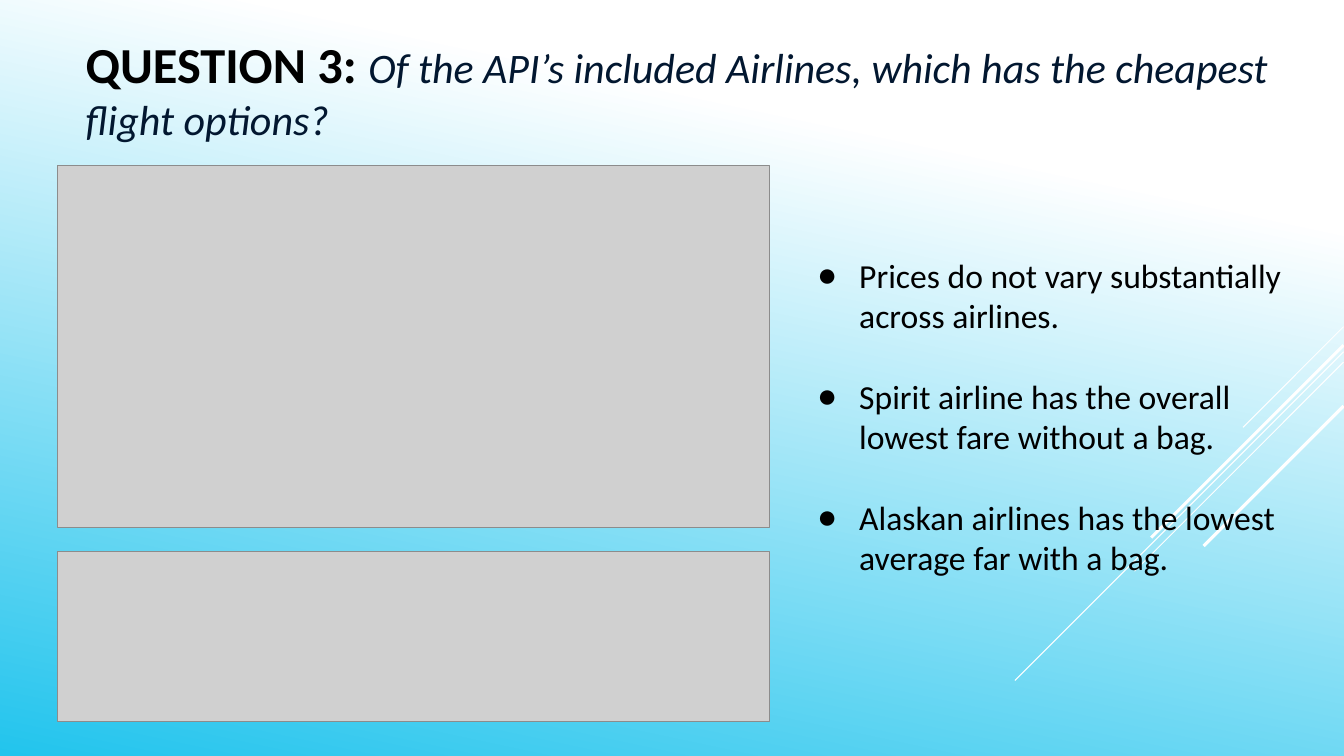
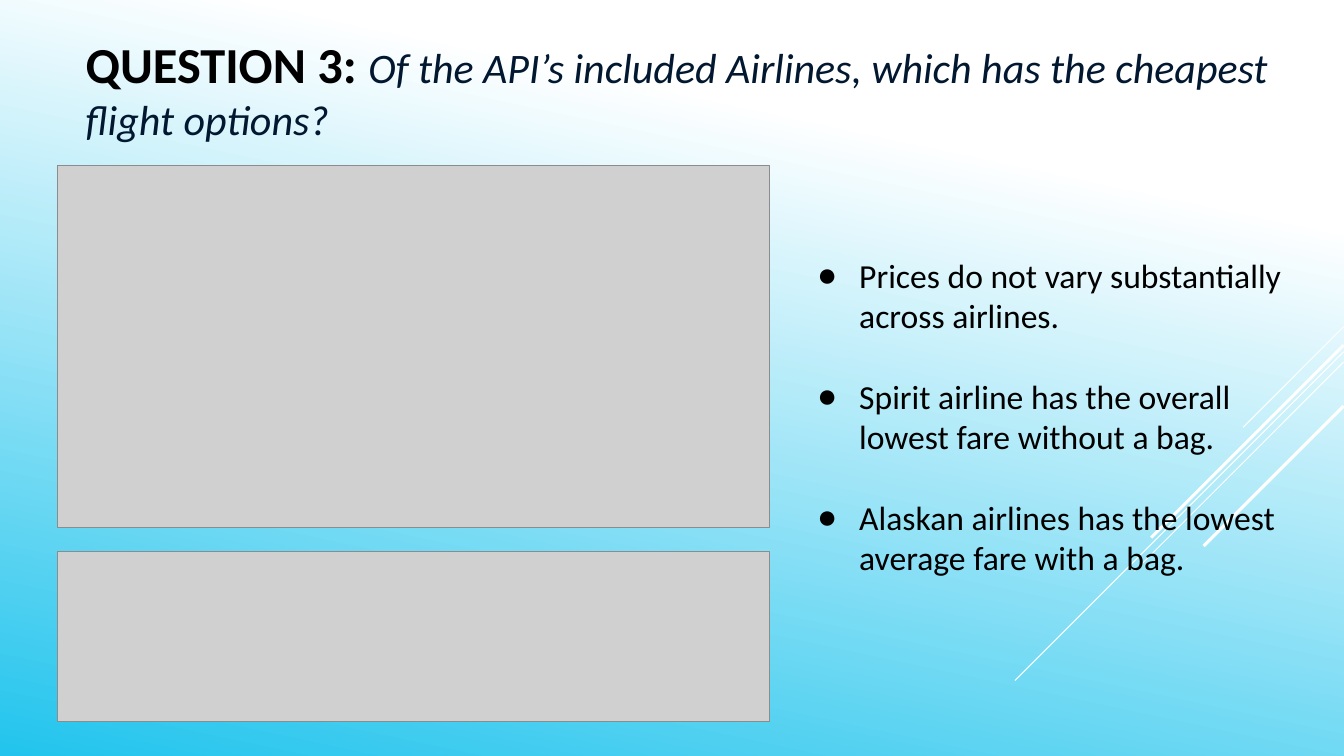
Before and after one commit to parmetd/Project-1-Flights-API, a slide deck: slide 8 of Results/FlightPrice_Presentation.pptx. Drawn at 1344x756 pixels with LibreOffice and Linux fonts; fonts in the diff are those of the drawing; grey boxes stand for pictures. Boxes give left, top, right and bottom in pixels: in the first picture for what was removed or moved away, otherwise in the second. Text is boxed around its words. In the diff, an @@ line names an element or a change of style, - is before the commit and + after.

```diff
--- a/Results/FlightPrice_Presentation.pptx
+++ b/Results/FlightPrice_Presentation.pptx
@@ text at box(859, 502, 1275, 579): text changed @@
-● Alaskan airlines has the lowest average far with a bag.
+● Alaskan airlines has the lowest average fare with a bag.
```
Also in this commit, not shown: 1 other slide changed.
